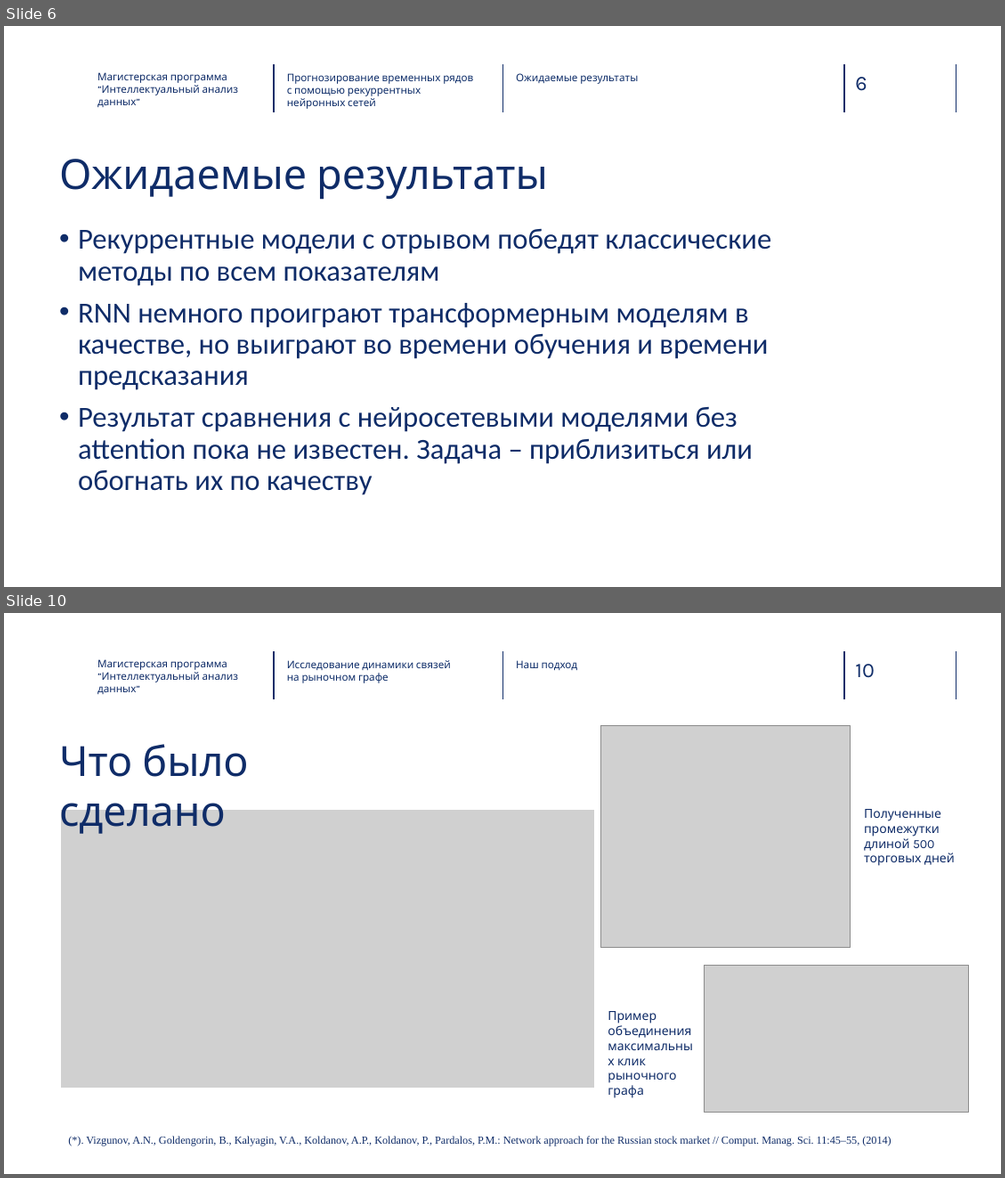
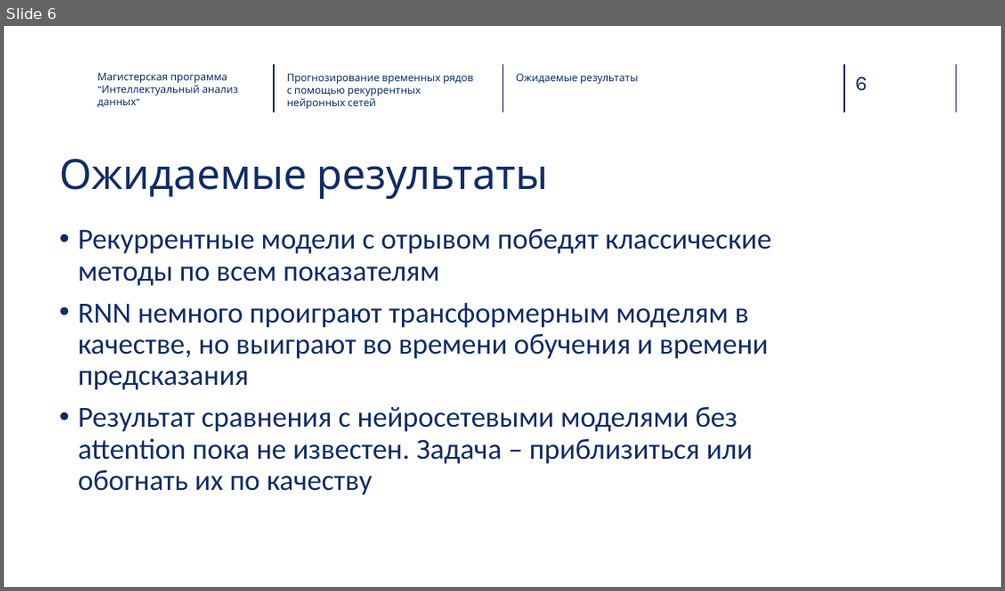
Before and after one commit to RukhovichIV/HSE-CS-Courses, a slide deck: courses/Diploma/docs/predzashita.pptx. Shown one above the other, each under a label of ours: slides 6 and 10 before the commit, slide 6 after it; the slides between them are not shown. The pictures are 1005x1178 and 1005x591 pixels, drawn with LibreOffice and Linux fonts; fonts in the diff are those of the drawing; grey boxes stand for pictures; background and template pictures are left out. Boxes give left, top, right and bottom in pixels: in the first picture for what was removed or moved away, otherwise in the second. Text is boxed around its words. In the diff, an @@ line names an element or a change of style, - is before the commit and + after.

```diff
--- a/courses/Diploma/docs/predzashita.pptx
+++ b/courses/Diploma/docs/predzashita.pptx
@@ slide 10 removed at <box>4,613,1001,1174</box>, background picture (left out); not listed: 5 template elements that a slide beside it also shows @@
@@ text removed at <box>97,659,238,694</box> @@
-Магистерская программа ”Интеллектуальный анализ данных”
@@ text removed at <box>287,660,451,683</box> @@
-Исследование динамики связей на рыночном графе
@@ text removed at <box>516,660,578,670</box> @@
-Наш подход
@@ text removed at <box>59,744,248,837</box> @@
-Что было сделано
@@ picture removed at <box>600,725,850,948</box> @@
@@ picture removed at <box>61,810,594,1087</box> @@
@@ text removed at <box>864,809,955,866</box> @@
-Полученные промежутки длиной 500 торговых дней
@@ picture removed at <box>704,965,969,1111</box> @@
@@ text removed at <box>607,1011,691,1098</box> @@
-Пример объединения максимальных клик рыночного графа
@@ text removed at <box>86,1135,890,1146</box> @@
-(*). Vizgunov, A.N., Goldengorin, B., Kalyagin, V.A., Koldanov, A.P., Koldanov, P., Pardalos, P.M.: Network approach for the Russian stock market // Comput. Manag. Sci. 11:45–55, (2014)
```
Also in this commit, not shown: 6 other slides removed, 24 other files.
